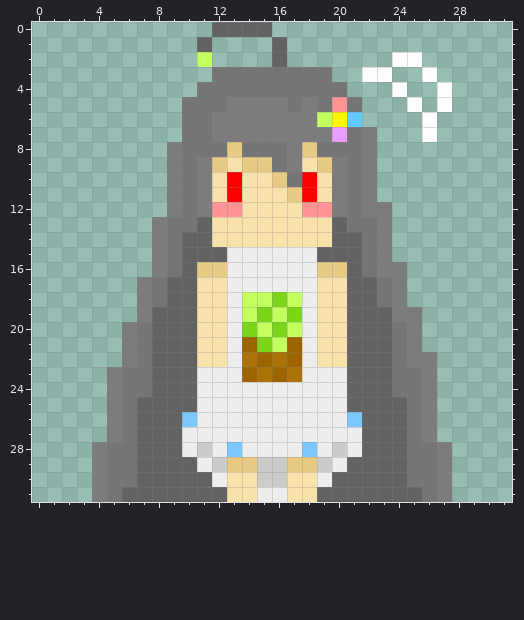
File history of a pixel-art sprite, images/favicon.png. That is the earlier state.
Colours within 5 levels of each other are drawn and written as one.
Once edited:
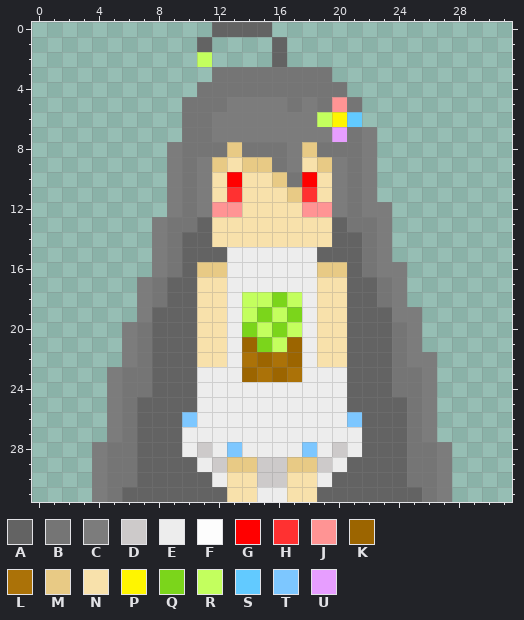
Palette (. is transparent): A #636363  B #757575  C #7c7c7c  D #cdcaca  E #ededed  F #fdfdfd  G #ff0000  H #ff3131  J #ff9494  K #9c6500  L #ab7208  M #e8ca85  N #f8e1ab  P #fff500  Q #7bd51b  R #c3ff5e  S #62caff  T #7dc7ff  U #e79eff
Edits made:
file 128x128 -> 256x256 pixels (blocks of 4x4 -> 8x8; one block is one cell here)
Colour G becomes colour H in row 11 at x 13 and 18.
Colour F is gone in row 2 at x 24 to 25; in row 3 at x 22 to 23 and 26; in row 4 at x 24 and 27; in row 5 at x 25 and 27; in rows 6 to 7 at x 26.
